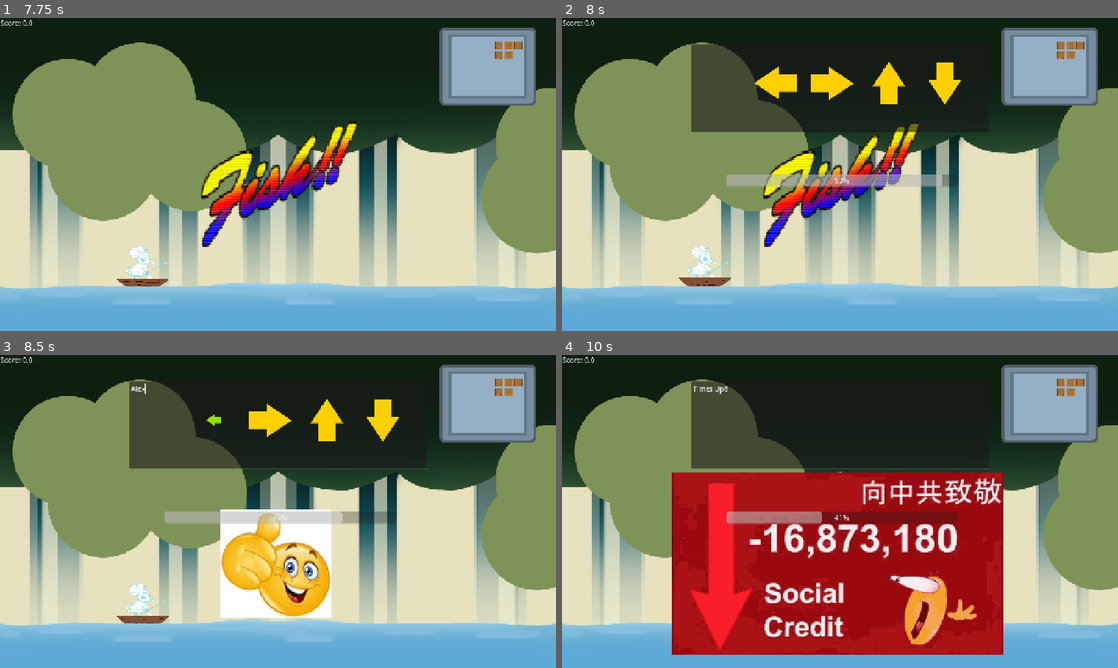
Above: before the commit, frames 1-4 (two rows, left to right).
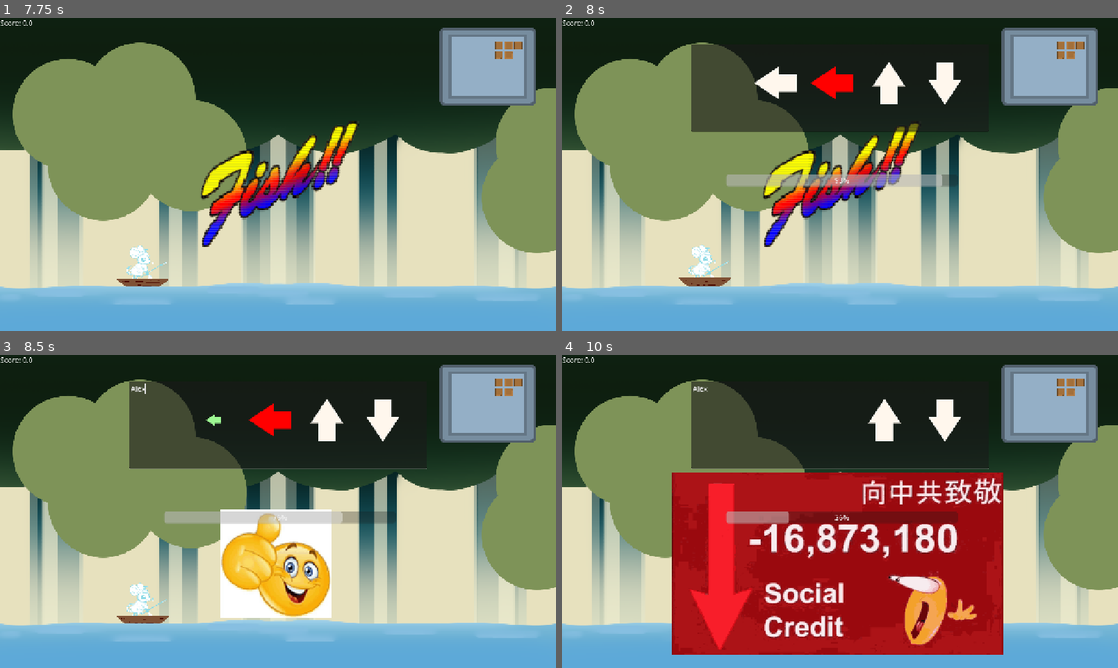
Above: after the commit, the same moments.

Repository: Meoah/Team-Awesome
Game: Godot game, scene res://scenes/game/main_menu.tscn
Two runs of this game, one before a commit and one after it. Both use one fixed random seed, a clock stepped at 60 frames per second and the inputs below.
Inputs (mouse positions are in pixels of both pictures, inside the frame that each line leads up to):
- Up to frame 1 (7.75 s): click "Start Game" at 0.5 s; tap Enter (ui_accept) at 1.25, 1.52, 2.27, 3.77, 4.25, 4.52, 5.27, 6.77, 7.52 s; hold Right (Right) 1.28-2.03 s; hold Down (Down) 2.03-2.78 s; hold Right (Right) 2.78-3.53 s; hold Up (Up) 3.53-4.28 s; hold Left (Left) 4.28-5.78 s; hold Down (Down) 5.78-6.53 s; hold Right (Right) 6.53-7.28 s; hold Up (Up) from 7.28 s (still down)
- Up to frame 2 (8 s): keep holding Up (Up)
- Up to frame 3 (8.5 s): release Up (Up) at 8 s; click (278, 423) at 8.02 s; type "Alex" at 8.1 s
- Up to frame 4 (10 s): hold Right (Right) 8.78-9.53 s; tap Enter (ui_accept) at 9.02 s; hold Down (Down) from 9.53 s (still down)

Frame 1 is identical in both runs. In frame 2, 1.8% of the frame differs, in the area x 34-72%, y 14-28%; in frame 3, 1.4%; in frame 4, 1.2%.

Commit message:
Evil Variation semi working
Works half the time correctly. When it does work its pretty cool

Diff:
--- a/scenes/ui/arrows.tscn
+++ b/scenes/ui/arrows.tscn
@@ -74,7 +74,7 @@
 progress_bar = NodePath("ProgressBar")
 success = ExtResource("8_20txf")
 failure = ExtResource("9_rvcsd")
-variants = Array[String](["Gold", "none", "none"])
+variants = Array[String](["Evil"])
 arrow_direction = Dictionary[String, Texture2D]({
 "Down": ExtResource("12_mx6gi"),
 "Left": ExtResource("10_qdfjh"),
--- a/scripts/ui/arrows.gd
+++ b/scripts/ui/arrows.gd
@@ -29,28 +29,32 @@
 #Protoype for making variants. If fish is variant, makes arrows gold and fails on incorrect input
 func choose_variant():
 	chosen_variant = variants.pick_random()
+
+var random_index : int
+
 #Applies Variant
 func apply_variant():
 	if chosen_variant =="Gold":
 		varied_gold = true
 	elif chosen_variant == "Evil":
 		varied_evil = true
+		random_index = randi_range(1, input_array.size()-1)
+		print(random_index)
+
 
 
 #On Ready
 func start_minigame():
 	choose_variant()
-	apply_variant()
 	$Reaction.texture = null #Clears out the Image loaded
 	current_fish = potential_fish.pick_random() # Picks a random fish
 	current_fish.intialize() # Prepares the array of correct inputs
 	correct_inputs = current_fish.current_inputs # Loads the array of correct Inputs
 	input_array = current_fish.current_inputs
+	apply_variant()
 	display_text = correct_inputs.duplicate(true)
 	print(current_fish.name) #Debug
 	cleared = false
-	if varied_evil:
-		evilize()
 	timer.start(current_fish.time)
 	#text_render()
 	timer.set_paused(false)
@@ -59,6 +63,7 @@
 	spawn_arrows()
 
 func end_minigame():
+
 	current_fish = null
 
 
@@ -67,9 +72,7 @@
 	start_minigame()
 
 #Evil Variant script. Work in Progress
-var random_index = randi_range(0, input_array.size() - 1)
 func evilize():
-	#input_array = ["Left","Left","Right"]
 	if input_array[random_index] == "Left":
 		input_array[random_index]= "Right"
 	elif input_array[random_index] == "Up":
@@ -116,7 +119,6 @@
 			win()
 #On correct Input
 func correct_input():
-		print("cool")
 		input_index = input_index + 1 #Advances in the string index
 		#text_render()
 		$Reaction.set_texture(success)
@@ -125,7 +127,6 @@
 			current_sprite.correct()
 #On incorrect Input
 func incorrect_input():
-	print("Lame!")
 	$Reaction.set_texture(failure)
 	var incorrect_sprite: ArrowSprite = sprite_array[0]
 	incorrect_sprite.incorrect()
@@ -189,8 +190,6 @@
 			$ArrowSprite.modulate = Color.GOLD
 		elif varied_evil:
 			evilize()
-			if input_array[random_index] == i:
-				$ArrowSprite.modulate = Color.RED
 		count += 1
 		var node_to_copy = $ArrowSprite
 		var copy = node_to_copy.duplicate()
@@ -200,4 +199,6 @@
 		copy.position = Vector2($ArrowOrigin.position.x +(count * 130), $ArrowOrigin.position.y)
 		measurement += 200
 	print(input_array)
+	var evil : ArrowSprite = sprite_array[random_index]
+	evil.evilize()
 	$ArrowLoader.position = Vector2($ArrowOrigin.position.x - measurement, $ArrowOrigin.position.y)
Not shown: 1 places in scenes/ui/arrows.tscn that only renumber resources
